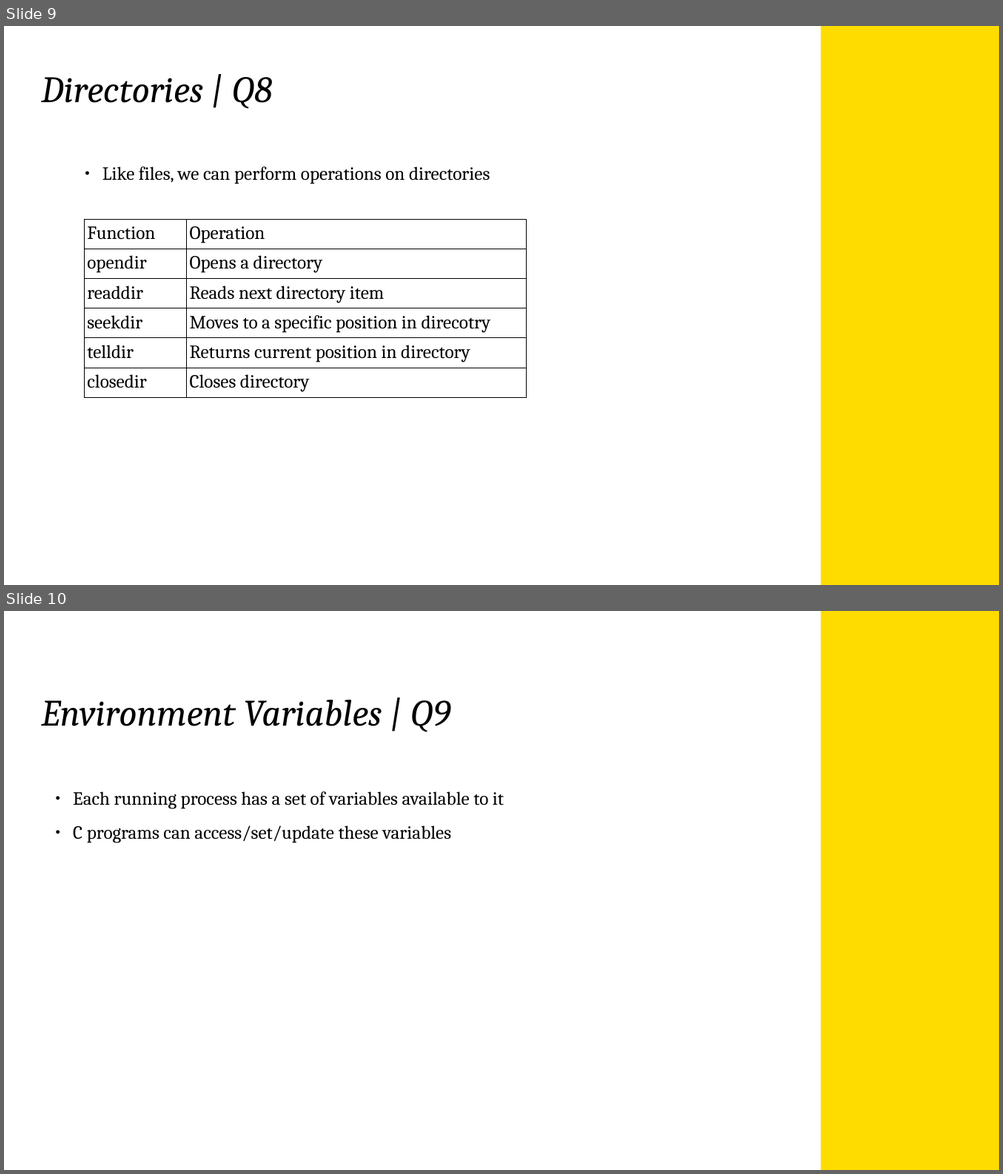
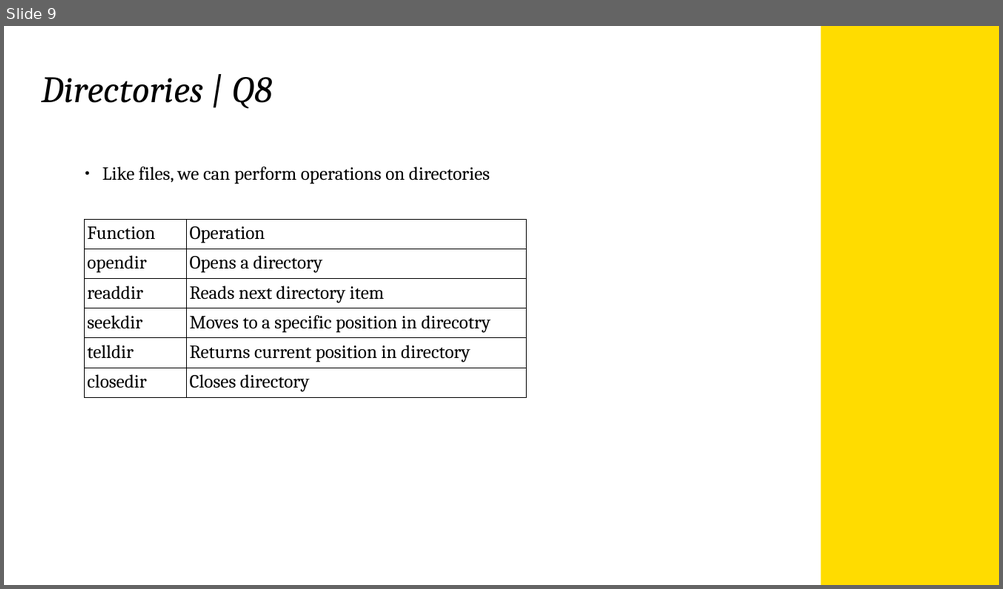
Before and after one commit to krudbox/1521, a slide deck: Week9/COMP1521W9.pptm. Shown one above the other, each under a label of ours: slides 9 and 10 before the commit, slide 9 after it. The pictures are 1003x1174 and 1003x589 pixels, drawn with LibreOffice and Linux fonts; fonts in the diff are those of the drawing; background and template pictures are left out. Boxes give left, top, right and bottom in pixels: in the first picture for what was removed or moved away, otherwise in the second. Text is boxed around its words. In the diff, an @@ line names an element or a change of style, - is before the commit and + after.

```diff
--- a/Week9/COMP1521W9.pptm
+++ b/Week9/COMP1521W9.pptm
@@ slide 10 removed at (x1=4, y1=611, x2=999, y2=1170), background #FFFFFF; not listed: 1 template element that a slide beside it also shows @@
@@ title removed at (x1=41, y1=700, x2=450, y2=732) @@
-Environment Variables | Q9
@@ text removed at (x1=73, y1=792, x2=504, y2=843) @@
-● Each running process has a set of variables available to it
-● C programs can access/set/update these variables
```
Also in this commit, not shown: 1 slide added.
